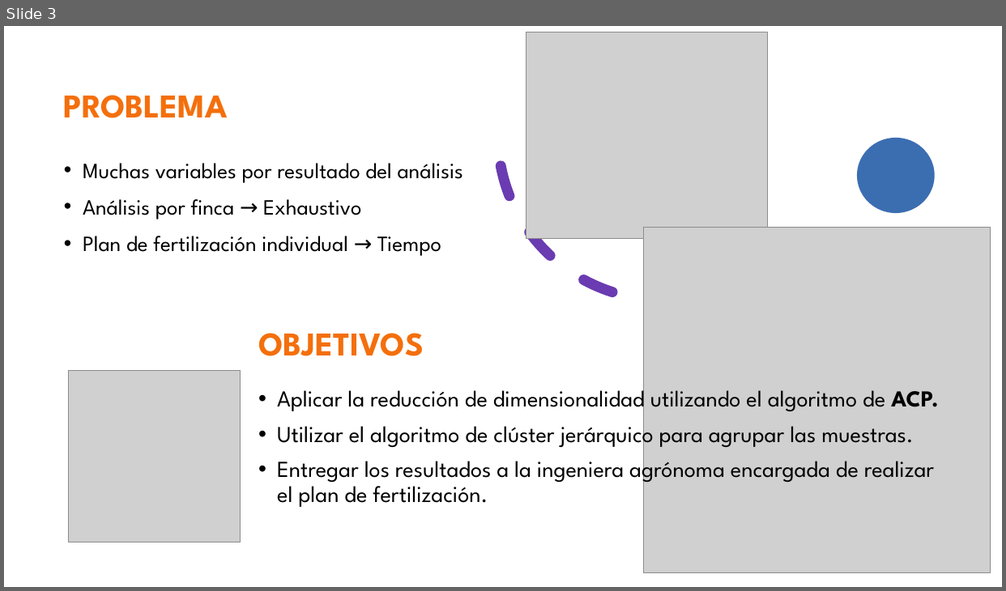
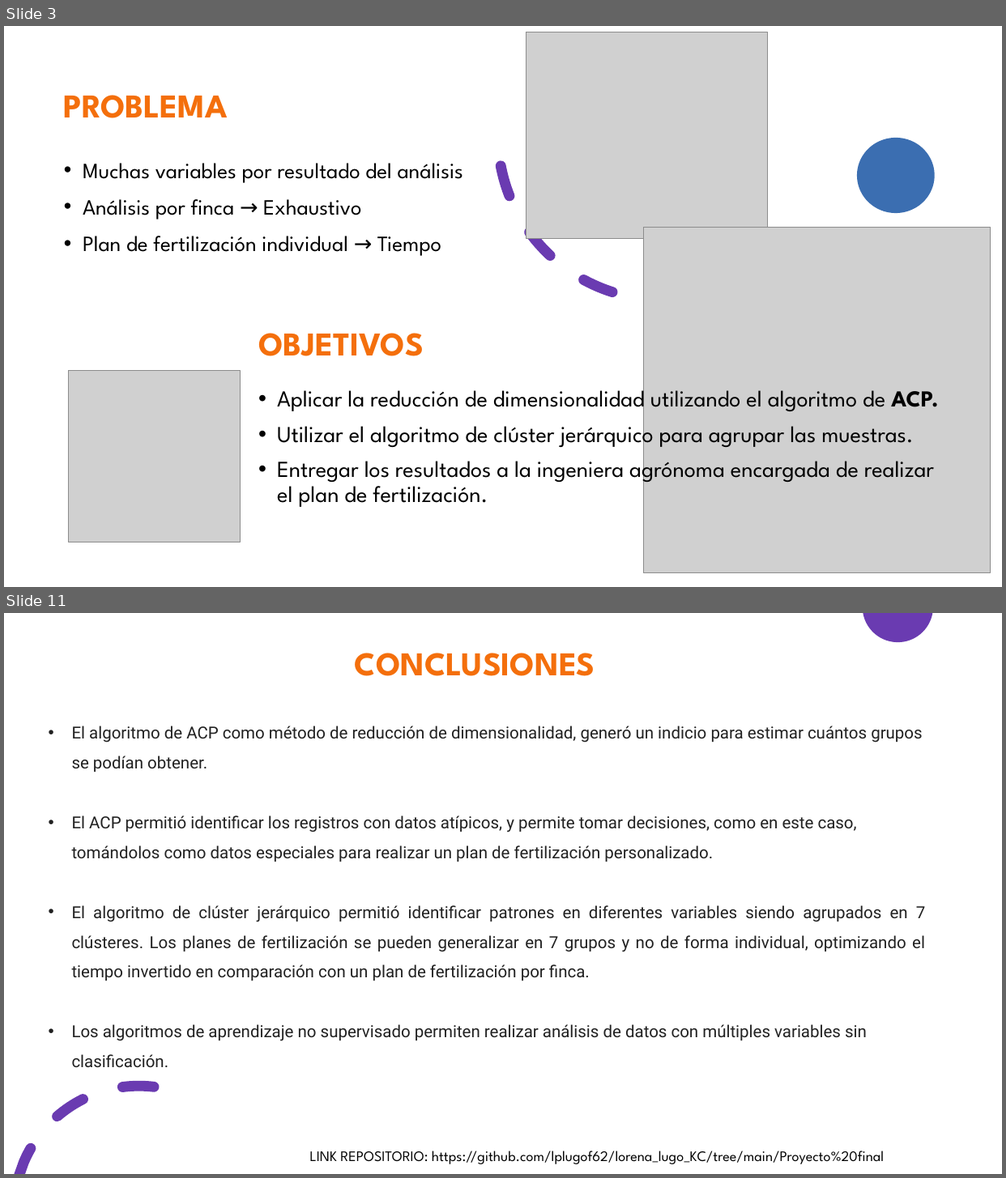
Before and after one commit to lplugof62/lorena_lugo_KC, a slide deck: Proyecto final/Sustentación data science.pptx. Shown one above the other, each under a label of ours: slide 3 before the commit, slides 3 and 11 after it; the slides between them are not shown. The pictures are 1006x591 and 1006x1178 pixels, drawn with LibreOffice and Linux fonts; fonts in the diff are those of the drawing; grey boxes stand for pictures. Boxes give left, top, right and bottom in pixels: in the first picture for what was removed or moved away, otherwise in the second. Text is boxed around its words. In the diff, an @@ line names an element or a change of style, - is before the commit and + after.

```diff
--- a/Proyecto final/Sustentación data science.pptx
+++ b/Proyecto final/Sustentación data science.pptx
@@ slide 11 added at bbox=[4, 613, 1002, 1174], background #FFFFFF; not listed: 2 template elements that a slide beside it also shows @@
@@ text added at bbox=[355, 653, 595, 676], 32 pt, text #F46F0C, bold @@
+CONCLUSIONES
@@ text added at bbox=[72, 726, 926, 1068], 16 pt, text #212121 @@
+• El algoritmo de ACP como método de reducción de dimensionalidad, generó un indicio para estimar cuántos grupos se podían obtener.
+• El ACP permitió identificar los registros con datos atípicos, y permite tomar decisiones, como en este caso, tomándolos como datos especiales para realizar un plan de fertilización personalizado.
+• El algoritmo de clúster jerárquico permitió identificar patrones en diferentes variables siendo agrupados en 7 clústeres. Los planes de fertilización se pueden generalizar en 7 grupos y no de forma individual, optimizando el tiempo invertido en comparación con un plan de fertilización por finca.
+• Los algoritmos de aprendizaje no supervisado permiten realizar análisis de datos con múltiples variables sin clasificación.
@@ text added at bbox=[310, 1151, 884, 1165], 14 pt, text #000000 @@
+LINK REPOSITORIO: https://github.com/lplugof62/lorena_lugo_KC/tree/main/Proyecto%20final
```
Also in this commit, not shown: 1 slide changed, 7 other slides added, 2 slides removed.
